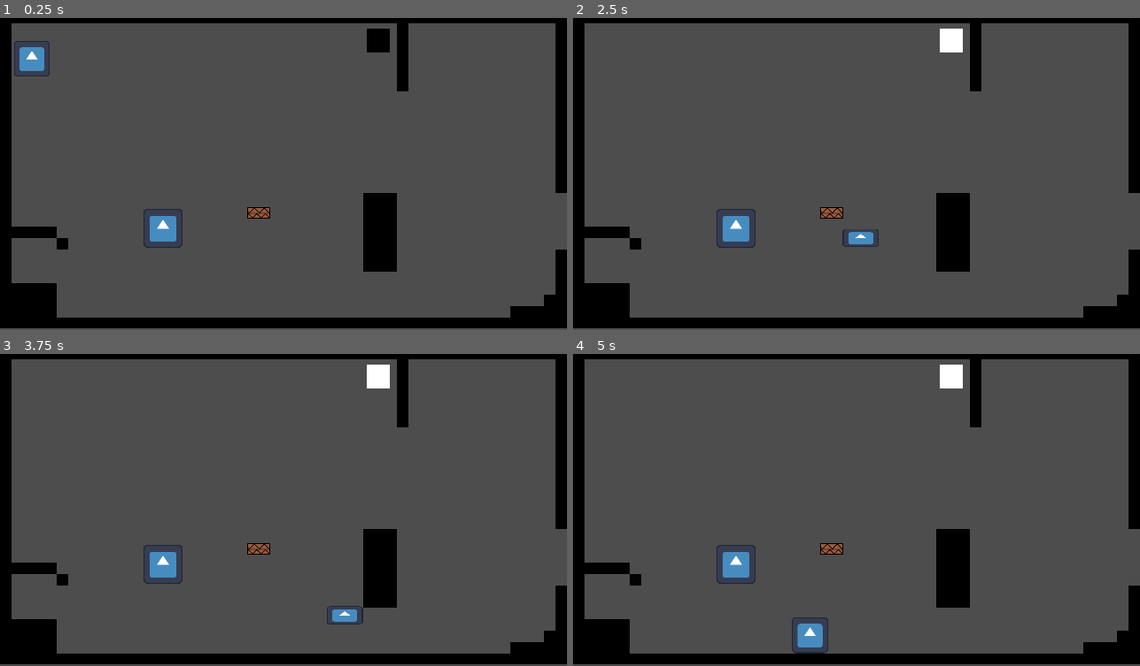
Above: before the commit, frames 1-4 (two rows, left to right).
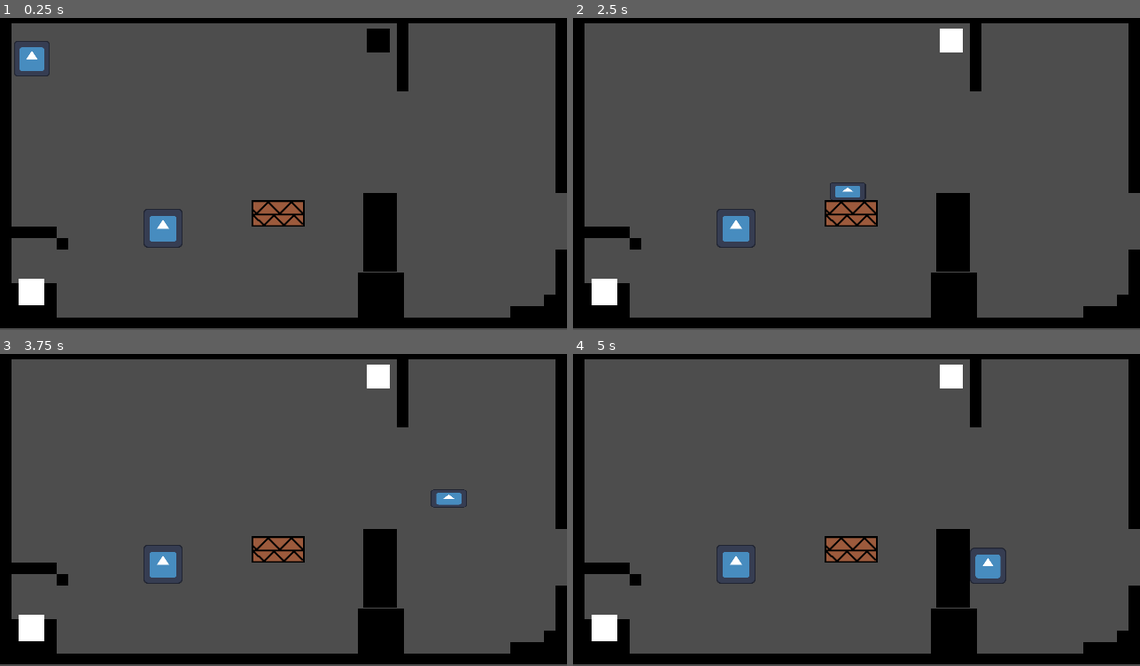
Above: after the commit, the same moments.

Repository: Phobos43/Gamejam
Game: Godot game, scene res://Scenes/platforming test.tscn
Two runs of this game, one before a commit and one after it. Both use one fixed random seed, a clock stepped at 60 frames per second and the inputs below. The project has no main scene, so this scene is started directly. The engine's default icon, where the game draws it, is replaced by a stand-in: a white triangle on a blue panel in a dark square.
Inputs:
- Up to frame 1 (0.25 s): no input
- Up to frame 2 (2.5 s): hold Down (crouch) 0.53-1.28 s; hold Right (move_right) 0.53-2.03 s; tap W (jump) at 0.77, 1.52 s; tap Down (crouch) at 1.35 s; hold A (move_left) from 2.03 s (still down); hold Down (crouch) from 2.03 s (still down)
- Up to frame 3 (3.75 s): release A (move_left) at 2.78 s; release Down (crouch) at 2.78 s; hold Right (move_right) from 2.78 s (still down); tap Down (crouch) at 2.85 s; tap W (jump) at 3.02 s; hold Down (crouch) from 3.53 s (still down)
- Up to frame 4 (5 s): tap W (jump) at 3.77, 4.52 s; release Right (move_right) at 4.28 s; release Down (crouch) at 4.28 s; hold A (move_left) from 4.28 s (still down); tap Down (crouch) at 4.35 s

The runs differ from the first frame. In frame 1, 2.3% of the frame differs, in the area x 3-72%, y 58-97%; in frame 2, 2.8%; in frame 3, 2.8%; in frame 4, 3.2%, in the area x 3-77%, y 58-97%.

Commit message:
Fixed texture components and implemented group indication

Diff:
--- a/Scenes/Level_Components/TextureDoor.tscn
+++ b/Scenes/Level_Components/TextureDoor.tscn
@@ -1,9 +1,10 @@
 [gd_scene format=3 uid="uid://c7mneuieqaa04"]
 
-[ext_resource type="Script" uid="uid://c3qsw6lgprj1w" path="res://Scripts/DoorManager.gd" id="1_rfyw3"]
+[ext_resource type="Script" uid="uid://c3qsw6lgprj1w" path="res://Scripts/LevelScripts/DoorManager.gd" id="1_rfyw3"]
 
-[node name="TexturePlatform" type="StaticBody2D" unique_id=1267935751]
+[node name="TextureDoor" type="StaticBody2D" unique_id=1267935751 groups=["Dynamic Components"]]
 script = ExtResource("1_rfyw3")
+initial_position = Vector2(0, 0)
 
 [node name="Sprite2D" type="Sprite2D" parent="." unique_id=554495032]
 
--- a/Scenes/Level_Components/TexturePlate.tscn
+++ b/Scenes/Level_Components/TexturePlate.tscn
@@ -1,11 +1,9 @@
 [gd_scene format=3 uid="uid://bashhxe21wp60"]
 
-[ext_resource type="Script" uid="uid://dec4tprcxsyvb" path="res://Scripts/PlateManager.gd" id="1_rfyw3"]
+[ext_resource type="Script" uid="uid://dec4tprcxsyvb" path="res://Scripts/LevelScripts/PlateManager.gd" id="1_rfyw3"]
 
 [node name="TexturePlate" type="Node2D" unique_id=774278610]
 script = ExtResource("1_rfyw3")
-group_id_activation = null
-show_affecting_groups = null
 
 [node name="Sprite2D" type="Sprite2D" parent="." unique_id=554495032]
 
--- a/Scenes/Level_Components/TexturePlatform.tscn
+++ b/Scenes/Level_Components/TexturePlatform.tscn
@@ -1,6 +1,6 @@
 [gd_scene format=3 uid="uid://cha3lljy17bfp"]
 
-[ext_resource type="Script" uid="uid://dv2imw0ti2ll" path="res://Scripts/PlatformManager.gd" id="1_syxjc"]
+[ext_resource type="Script" uid="uid://dv2imw0ti2ll" path="res://Scripts/LevelScripts/PlatformManager.gd" id="1_syxjc"]
 
 [node name="TexturePlatform" type="StaticBody2D" unique_id=1267935751]
 script = ExtResource("1_syxjc")
--- a/Scenes/platforming test.tscn
+++ b/Scenes/platforming test.tscn
@@ -5,6 +5,9 @@
 [ext_resource type="PackedScene" uid="uid://djjam0upfakha" path="res://Scenes/player.tscn" id="3_4141e"]
 [ext_resource type="PackedScene" uid="uid://du76e0mrphas" path="res://Scenes/level_end.tscn" id="4_dbjo0"]
 [ext_resource type="PackedScene" uid="uid://cha3lljy17bfp" path="res://Scenes/Level_Components/TexturePlatform.tscn" id="5_mc3sl"]
+[ext_resource type="PackedScene" uid="uid://bashhxe21wp60" path="res://Scenes/Level_Components/TexturePlate.tscn" id="7_dbjo0"]
+[ext_resource type="Texture2D" uid="uid://i8vc3tjx2bld" path="res://Art/White square.png" id="8_mc3sl"]
+[ext_resource type="PackedScene" uid="uid://c7mneuieqaa04" path="res://Scenes/Level_Components/TextureDoor.tscn" id="9_3hbtn"]
 [ext_resource type="Texture2D" uid="uid://d6f80cfcc1s5" path="res://Art/cardboard platform.png" id="10_u5bkg"]
 
 [sub_resource type="TileSetAtlasSource" id="TileSetAtlasSource_r5l72"]
@@ -149,5 +152,21 @@
 sprite_scale = 0.87
 
 [node name="TexturePlatform2" parent="." unique_id=1982426663 instance=ExtResource("5_mc3sl")]
-position = Vector2(730, 569)
+position = Vector2(785, 571)
 sprite = ExtResource("10_u5bkg")
+sprite_scale = 2.34
+
+[node name="TexturePlate" parent="." unique_id=774278610 instance=ExtResource("7_dbjo0")]
+position = Vector2(89, 793)
+group_id_activation = 1
+sprite = ExtResource("8_mc3sl")
+sprite_scale = 0.37
+
+[node name="TexturePlatform3" parent="." unique_id=1261606955 instance=ExtResource("9_3hbtn")]
+position = Vector2(1075, 801.99976)
+group_id_activation = 1
+easing_mode = 2
+toggled_position = Vector2(1075, 670)
+initial_position = Vector2(1075, 802)
+sprite = ExtResource("2_u51cp")
+sprite_scale = 0.645
--- a/Scripts/DoorManager.gd
+++ /dev/null
@@ -1,29 +0,0 @@
-@tool
-extends TextureComponent
-
-enum Easing {
-	Teleport,
-	Linear,
-	EaseOut
-}
-
-@export var group_id_activation : int = 0
-@export var toggled : bool = false
-@export var easing_mode : Easing
-@export_category("Positions")
-@export var toggled_position : Vector2
-@export var initial_position := global_position
-
-func _physics_process(delta: float) -> void:
-	if toggled:
-		movement_to(toggled_position)
-	else:
-		movement_to(initial_position)
-
-func movement_to(target_pos: Vector2):
-	if easing_mode == Easing.Teleport:
-		global_position = target_pos
-	elif easing_mode == Easing.Linear:
-		global_position.move_toward(target_pos, 2)
-	elif easing_mode == Easing.EaseOut:
-		global_position.lerp(target_pos, 0.5)
--- /dev/null
+++ b/Scripts/LevelScripts/DoorManager.gd
@@ -0,0 +1,48 @@
+@tool
+extends TextureComponent
+
+enum Easing {
+	Teleport,
+	Linear,
+	EaseOut
+}
+
+enum Positionset {
+	None,
+	InitialPos,
+	ToggledPos
+}
+
+@export var group_id_activation : int = 0
+@export var toggled : bool = false
+@export var easing_mode : Easing
+@export_group("Positions")
+@export var toggled_position : Vector2
+@export var initial_position := global_position
+@export var set_positions : Positionset = Positionset.None
+
+func _ready() -> void:
+	refresh($CollisionShape2D)
+
+func _physics_process(delta: float) -> void:
+	if set_positions == Positionset.None:
+		if toggled:
+			movement_to(toggled_position)
+		else:
+			movement_to(initial_position)
+	else:
+		if set_positions == Positionset.InitialPos:
+			initial_position = global_position
+		elif set_positions == Positionset.ToggledPos:
+			toggled_position = global_position
+
+
+func movement_to(target_pos: Vector2):
+	if easing_mode == Easing.Teleport:
+		global_position = target_pos
+	elif easing_mode == Easing.Linear:
+		global_position.x = move_toward(global_position.x, target_pos.x, 4)
+		global_position.y = move_toward(global_position.y, target_pos.y, 4)
+	elif easing_mode == Easing.EaseOut:
+		global_position.x = lerpf(global_position.x, target_pos.x, 0.1)
+		global_position.y = lerpf(global_position.y, target_pos.y, 0.1)
--- a/Scripts/PlateManager.gd
+++ b/Scripts/LevelScripts/PlateManager.gd
@@ -7,7 +7,7 @@
 @export var show_affecting_groups : bool = false
 
 func _ready() -> void:
-	collision_node = $Area2D/CollisionShape2D
+	refresh($Area2D/CollisionShape2D)
 	$Area2D.body_entered.connect(body_entered)
 
 var display_list = []
@@ -15,8 +15,15 @@
 func _process(_delta: float) -> void:
 	if Engine.is_editor_hint():
 		if show_affecting_groups:
-			print(toggle_group.get_connections())
-
+			for node in get_tree().get_nodes_in_group("Dynamic Components"):
+				if node.group_id_activation == group_id_activation:
+					var indicator = Line2D.new()
+					indicator.points = [Vector2(0,0), node.position]
+					indicator.add_to_group("Group indicators " + str(group_id_activation))
+					add_child(indicator)
+		else:
+			for node in get_tree().get_nodes_in_group("Group indicator " + str(group_id_activation)):
+				node.queue_free()
 func body_entered(body:Node2D):
 	toggle_group.emit(group_id_activation, -1)
 
--- a/project.godot
+++ b/project.godot
@@ -23,6 +23,17 @@
 [editor]
 
 movie_writer/movie_file="/Users/julien/GodotProjects/Gamejam/prototype.avi"
+
+[file_customization]
+
+folder_colors={
+"res://Scenes/": "yellow",
+"res://Scenes/Level_Components/": "red"
+}
+
+[global_group]
+
+"Dynamic Components"="Components that perform something when triggered by a group"
 
 [gui]
 
Renamed: Scripts/DoorManager.gd.uid -> Scripts/LevelScripts/DoorManager.gd.uid
Renamed: Scripts/PlateManager.gd.uid -> Scripts/LevelScripts/PlateManager.gd.uid
Renamed: Scripts/PlatformManager.gd -> Scripts/LevelScripts/PlatformManager.gd
Renamed: Scripts/PlatformManager.gd.uid -> Scripts/LevelScripts/PlatformManager.gd.uid
